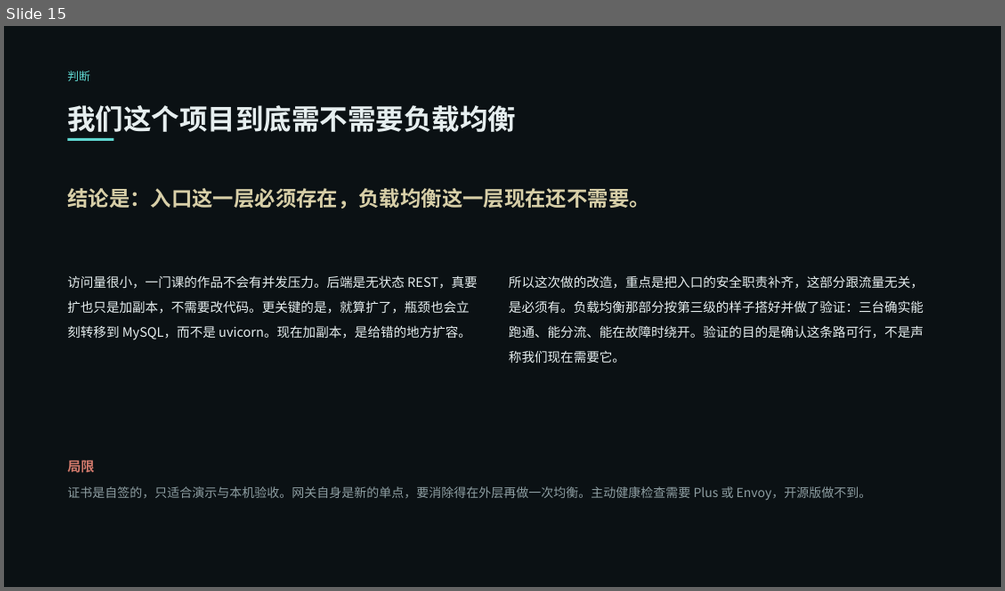
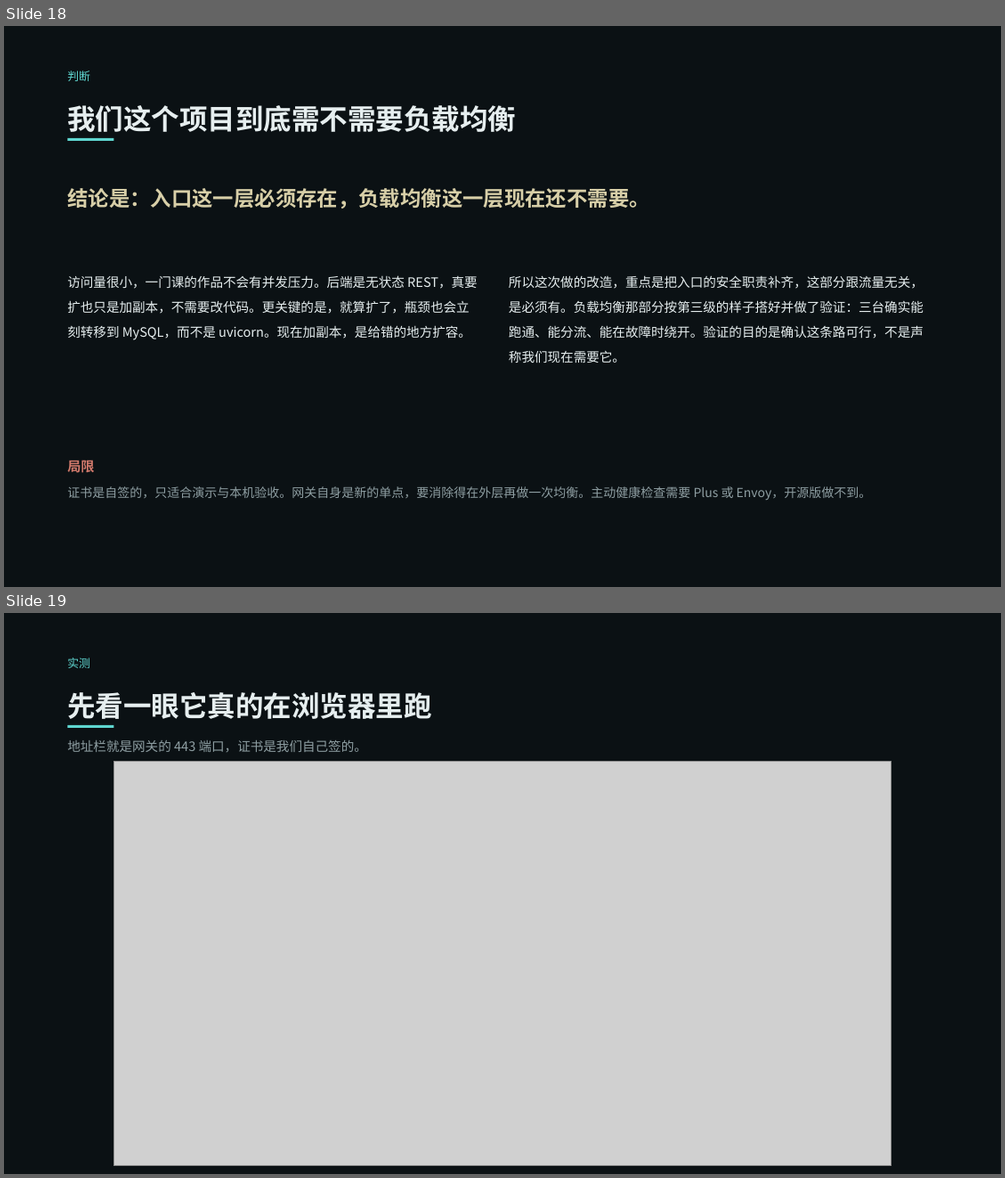
Before and after one commit to VesselPaper/symbiont, a slide deck: share/技术分享-应用代理与负载均衡.pptx. Shown one above the other, each under a label of ours: slide 15 before the commit, slides 18 and 19 after it. The pictures are 1005x591 and 1005x1178 pixels, drawn with LibreOffice and Linux fonts; fonts in the diff are those of the drawing; grey boxes stand for pictures. Boxes give left, top, right and bottom in pixels: in the first picture for what was removed or moved away, otherwise in the second. Text is boxed around its words. In the diff, an @@ line names an element or a change of style, - is before the commit and + after.

Commit message:
docs(share): 打开 VS Code 实截代码并压进 PPT，新增浏览器跑游戏的实测页
- 截图：用 VS Code 真实打开 5 个文件并在指定行截图，裁到代码区（保留行号与面包屑）
- PPT 由 16 页扩到 20 页：限流与状态码、反代与转发头、端口不外露三页代码，加一页浏览器里跑起来的游戏
- 演讲稿补三段对应新页；页码改成按标题找，因为插页后序号变了
- 顺带确认：Web 导出为单线程，网页不需要 COOP/COEP 也能跑；游戏在 Edge 里可从 /game/ 进入

```diff
--- a/share/技术分享-应用代理与负载均衡.pptx
+++ b/share/技术分享-应用代理与负载均衡.pptx
@@ slide 19 added at (4,613,1001,1174), background #FFFFFF @@
@@ rectangle added at (4,613,1001,1174), fill #0B1114 @@
@@ text added at (67,657,90,668), 11 pt, text #5FD6D0 @@
+实测
@@ text added at (67,692,432,719), 27 pt, text #E6EEEF, bold @@
+先看一眼它真的在浏览器里跑
@@ text added at (67,740,367,752), 12.5 pt, text #8E9EA2 @@
+地址栏就是网关的 443 端口，证书是我们自己签的。
@@ rectangle added at (67,725,114,728), fill #5FD6D0 @@
@@ picture added at (114,761,891,1166) @@
@@ what was slide 15 is now slide 18 @@
```
Also in this commit, not shown: 3 other slides added, 14 other files.
